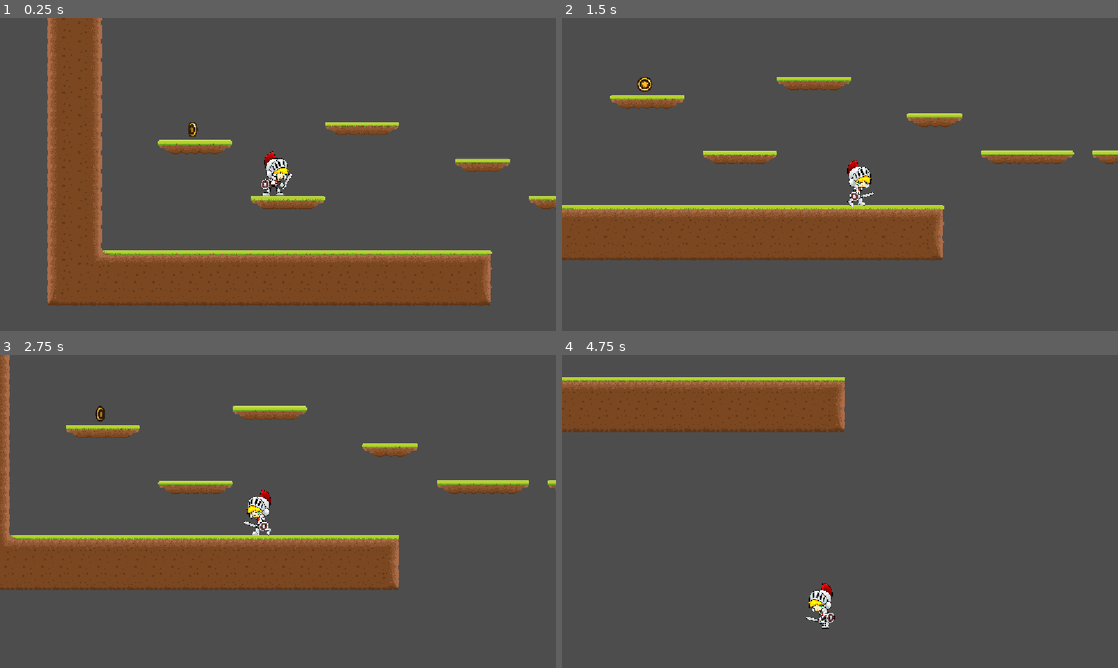
Above: before the commit, frames 1-4 (two rows, left to right).
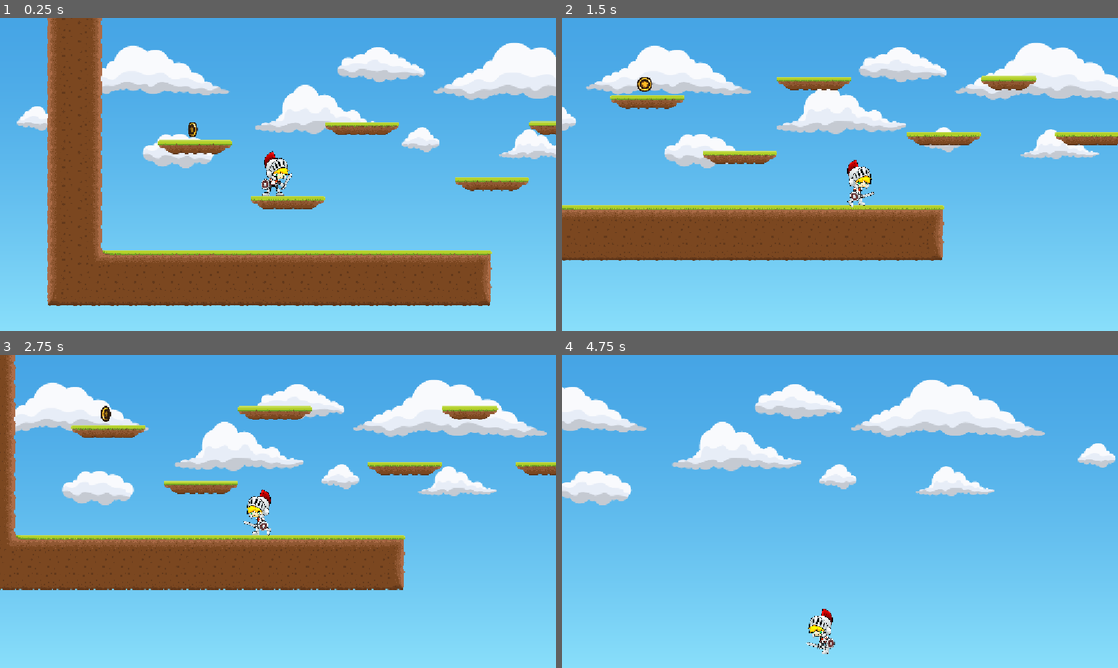
Above: after the commit, the same moments.

Repository: mxcoderr/platformer-terminus
Game: Godot game, scene res://scenes/game.tscn
Two runs of this game, one before a commit and one after it. Both use one fixed random seed, a clock stepped at 60 frames per second and the inputs below.
Inputs:
- Up to frame 1 (0.25 s): no input
- Up to frame 2 (1.5 s): hold Right (move_right) from 0.53 s (still down); tap Space (jump) at 0.77 s
- Up to frame 3 (2.75 s): tap Space (jump) at 1.52 s; release Right (move_right) at 2.03 s; hold Left (move_left) from 2.03 s (still down)
- Up to frame 4 (4.75 s): release Left (move_left) at 2.78 s; hold Right (move_right) 2.78-4.28 s; tap Space (jump) at 3.02, 3.77, 4.52 s; hold Left (move_left) from 4.28 s (still down)

The runs differ from the first frame. In frame 1, 77% of the frame differs, in the area x 0-100%, y 0-100%; in frame 2, 86%; in frame 3, 86%; in frame 4, 100%.

Commit message:
Add Background
Adjust platform spawn range

Diff:
--- a/scenes/game.tscn
+++ b/scenes/game.tscn
@@ -11,8 +11,10 @@
 [ext_resource type="PackedScene" uid="uid://bp7xq1h6lq27p" path="res://scenes/plat_03.tscn" id="4_i4re6"]
 [ext_resource type="Texture2D" uid="uid://c1bygblht6qvl" path="res://assets/knight/Idle (3).png" id="4_kvuet"]
 [ext_resource type="Texture2D" uid="uid://dj1cmq7c8ekr4" path="res://assets/knight/Dead (2).png" id="5_oaba0"]
+[ext_resource type="Shader" uid="uid://unlgqv58x3q8" path="res://shader/background.gdshader" id="5_pf7vy"]
 [ext_resource type="Texture2D" uid="uid://dmr0qrfo4nlpv" path="res://assets/knight/Idle (4).png" id="5_trtic"]
 [ext_resource type="Texture2D" uid="uid://dt502bbmdhkln" path="res://assets/knight/Dead (3).png" id="6_458eo"]
+[ext_resource type="Texture2D" uid="uid://deww7sdixpsai" path="res://assets/world/SkyRuins/Background/Sky_Ruins_2D_Platformer_Tileset_Background - Layer 00.png" id="6_i4re6"]
 [ext_resource type="Texture2D" uid="uid://q7noqdikt44d" path="res://assets/knight/Idle (5).png" id="6_ir15t"]
 [ext_resource type="Script" uid="uid://t10768ixed4f" path="res://scripts/spawn.gd" id="6_pf7vy"]
 [ext_resource type="Texture2D" uid="uid://biy6a8v644pns" path="res://assets/knight/Idle (6).png" id="7_ca42v"]
@@ -26,30 +28,43 @@
 [ext_resource type="Texture2D" uid="uid://dlwoyljw3hrqt" path="res://assets/knight/Idle (10).png" id="11_1kice"]
 [ext_resource type="Texture2D" uid="uid://bvhceudnlev00" path="res://assets/knight/Dead (8).png" id="11_i4re6"]
 [ext_resource type="Texture2D" uid="uid://d25ucn1ok1l47" path="res://assets/knight/Walk (1).png" id="12_37s47"]
+[ext_resource type="Texture2D" uid="uid://dp6gyf4qge0vy" path="res://assets/knight/Attack (1).png" id="12_bnuda"]
 [ext_resource type="Texture2D" uid="uid://dk1d5xf20j2ve" path="res://assets/knight/Dead (9).png" id="12_pf7vy"]
 [ext_resource type="Texture2D" uid="uid://dqyh55m3qwdrg" path="res://assets/knight/Jump (1).png" id="12_wljb1"]
+[ext_resource type="Texture2D" uid="uid://b5utsru0528j0" path="res://assets/knight/Attack (2).png" id="13_0rmfi"]
 [ext_resource type="Texture2D" uid="uid://cxw14m54ajknl" path="res://assets/knight/Walk (2).png" id="13_bt5mj"]
 [ext_resource type="Texture2D" uid="uid://jrcr0fxdx1ak" path="res://assets/knight/Dead (10).png" id="13_o8ni1"]
 [ext_resource type="Texture2D" uid="uid://bvq5ahjl412dd" path="res://assets/knight/Jump (2).png" id="13_v2yb1"]
 [ext_resource type="Texture2D" uid="uid://dpakxfljhgcyx" path="res://assets/knight/Walk (3).png" id="14_e1j6l"]
 [ext_resource type="Texture2D" uid="uid://br23u77rhpdn8" path="res://assets/knight/Jump (3).png" id="14_js0lu"]
+[ext_resource type="Texture2D" uid="uid://b7udfgq23tul5" path="res://assets/knight/Attack (3).png" id="14_xbak0"]
+[ext_resource type="Texture2D" uid="uid://cib4xxw0lwgx2" path="res://assets/knight/Attack (4).png" id="15_3x28f"]
 [ext_resource type="Texture2D" uid="uid://dc233qi0j8lqg" path="res://assets/knight/Jump (4).png" id="15_gxtfn"]
 [ext_resource type="Texture2D" uid="uid://c4lmlei8dvrup" path="res://assets/knight/Walk (4).png" id="15_pl11u"]
 [ext_resource type="Texture2D" uid="uid://bnwe4mb8c4dj2" path="res://assets/knight/Walk (5).png" id="16_bhx41"]
+[ext_resource type="Texture2D" uid="uid://drnoibdxwih4i" path="res://assets/knight/Attack (5).png" id="16_l6q63"]
 [ext_resource type="Texture2D" uid="uid://dtkvb22dkfd62" path="res://assets/knight/Jump (5).png" id="16_twgab"]
 [ext_resource type="Texture2D" uid="uid://c0evfbfrmmjpk" path="res://assets/knight/Jump (6).png" id="17_02fa5"]
+[ext_resource type="Texture2D" uid="uid://cpcg4uo4ncjdi" path="res://assets/knight/Attack (6).png" id="17_mmvbu"]
 [ext_resource type="Texture2D" uid="uid://b78fiohxha3u3" path="res://assets/knight/Walk (6).png" id="17_qnb83"]
 [ext_resource type="Texture2D" uid="uid://co170ev83q2jc" path="res://assets/knight/Jump (7).png" id="18_nepv3"]
 [ext_resource type="Texture2D" uid="uid://bn2ojdokyc1qj" path="res://assets/knight/Walk (7).png" id="18_sww3w"]
+[ext_resource type="Texture2D" uid="uid://ccfhx0wx7r8fg" path="res://assets/knight/Attack (7).png" id="18_weeiq"]
 [ext_resource type="Texture2D" uid="uid://cqfl2gvkrxqul" path="res://assets/knight/Jump (8).png" id="19_7025r"]
 [ext_resource type="Texture2D" uid="uid://brcws382sr8u0" path="res://assets/knight/Walk (8).png" id="19_suyxu"]
+[ext_resource type="Texture2D" uid="uid://bp1j4sm7pnrc1" path="res://assets/knight/Attack (8).png" id="19_uxocx"]
+[ext_resource type="Texture2D" uid="uid://boplbspx0fu3a" path="res://assets/knight/Attack (9).png" id="20_7nv0b"]
 [ext_resource type="Texture2D" uid="uid://cer4b6l48qevg" path="res://assets/knight/Jump (9).png" id="20_m4url"]
 [ext_resource type="Texture2D" uid="uid://ddwicu0lnyvnc" path="res://assets/knight/Walk (9).png" id="20_sgl2t"]
 [ext_resource type="Texture2D" uid="uid://dqgdcgrerulnq" path="res://assets/knight/Jump (10).png" id="21_8ool0"]
+[ext_resource type="Texture2D" uid="uid://b1ihp4w3xeur6" path="res://assets/knight/Attack (10).png" id="21_o8oq8"]
 [ext_resource type="Texture2D" uid="uid://d2jvwwlvlpxqn" path="res://assets/knight/Walk (10).png" id="21_qouja"]
 [ext_resource type="Texture2D" uid="uid://ducf316lrttnv" path="res://assets/world/Tilesets/Floor.png" id="32_wljb1"]
 [ext_resource type="Script" uid="uid://dvcdadcgalx5e" path="res://scripts/follow.gd" id="33_v2yb1"]
 [ext_resource type="PackedScene" uid="uid://dr173jkxymms7" path="res://scenes/coin.tscn" id="49_rm0al"]
+
+[sub_resource type="ShaderMaterial" id="ShaderMaterial_ostoq"]
+shader = ExtResource("5_pf7vy")
 
 [sub_resource type="TileSetAtlasSource" id="TileSetAtlasSource_v2yb1"]
 texture = ExtResource("32_wljb1")
@@ -103,7 +118,7 @@
 8:17/0/physics_layer_0/polygon_0/points = PackedVector2Array(64, -48.54475, -64, -48.168427, -64, 38.007904, -26.153957, 32.739483, 3.1986847, 39.513165, 38.57238, 32.739483, 64, 39.136856, 64, -23.331573)
 16:17/size_in_atlas = Vector2i(8, 7)
 16:17/0 = 0
-16:17/0/physics_layer_0/polygon_0/points = PackedVector2Array(60.586853, -49.29738, -64, -48.168427, -64, 38.007904, -36.126312, 39.889496, -1.1289368, 24.46054, 19.944733, 0.3763275, 51.178955, -4.1394653, 64, -23.331573)
+16:17/0/physics_layer_0/polygon_0/points = PackedVector2Array(64, -48.064392, -64, -48.168427, -64, 38.007904, -36.126312, 39.889496, -1.1289368, 24.46054, 19.944733, 0.3763275, 51.178955, -4.1394653, 64, -23.331573)
 24:16/size_in_atlas = Vector2i(8, 8)
 24:16/0 = 0
 24:16/0/physics_layer_0/polygon_0/points = PackedVector2Array(-64.18733, -63.360878, 64.18732, -62.25895, 65.84022, 64.462814, -66.94215, 65.56474)
@@ -169,6 +184,41 @@
 animations = [{
 "frames": [{
 "duration": 1.0,
+"texture": ExtResource("12_bnuda")
+}, {
+"duration": 1.0,
+"texture": ExtResource("13_0rmfi")
+}, {
+"duration": 1.0,
+"texture": ExtResource("14_xbak0")
+}, {
+"duration": 1.0,
+"texture": ExtResource("15_3x28f")
+}, {
+"duration": 1.0,
+"texture": ExtResource("16_l6q63")
+}, {
+"duration": 1.0,
+"texture": ExtResource("17_mmvbu")
+}, {
+"duration": 1.0,
+"texture": ExtResource("18_weeiq")
+}, {
+"duration": 1.0,
+"texture": ExtResource("19_uxocx")
+}, {
+"duration": 1.0,
+"texture": ExtResource("20_7nv0b")
+}, {
+"duration": 1.0,
+"texture": ExtResource("21_o8oq8")
+}],
+"loop": 1,
+"name": &"player attack",
+"speed": 11.0
+}, {
+"frames": [{
+"duration": 1.0,
 "texture": ExtResource("4_0sl42")
 }, {
 "duration": 1.0,
@@ -319,6 +369,17 @@
 platforms = Array[PackedScene]([ExtResource("2_8qswn"), ExtResource("3_rm0al"), ExtResource("4_i4re6")])
 spawn = NodePath("World/Spawn")
 
+[node name="Background" type="CanvasLayer" parent="Level" unique_id=1284140728]
+layer = -4
+
+[node name="BackgroundImage" type="TextureRect" parent="Level/Background" unique_id=1743733758]
+texture_repeat = 2
+material = SubResource("ShaderMaterial_ostoq")
+offset_left = -1.0
+offset_right = 1333.0
+offset_bottom = 750.0
+texture = ExtResource("6_i4re6")
+
 [node name="World" type="Node2D" parent="Level" unique_id=1720226140]
 position = Vector2(0, 1)
 script = ExtResource("2_oaba0")
@@ -345,6 +406,7 @@
 position = Vector2(1006, 1218)
 
 [node name="Player" type="CharacterBody2D" parent="Level" unique_id=734645926]
+unique_name_in_owner = true
 position = Vector2(1595, 1517)
 scale = Vector2(0.5, 0.5)
 collision_layer = 2
@@ -353,16 +415,14 @@
 
 [node name="AnimatedSprite2D" type="AnimatedSprite2D" parent="Level/Player" unique_id=452032685]
 sprite_frames = SubResource("SpriteFrames_ostoq")
-animation = &"player death"
-frame = 7
-frame_progress = 0.111712754
+animation = &"player attack"
+frame_progress = 0.34781948
 
 [node name="CollisionShape2D" type="CollisionShape2D" parent="Level/Player" unique_id=817580666]
 position = Vector2(-8, 54)
 shape = SubResource("CapsuleShape2D_ostoq")
 
 [node name="Camera2D" type="Camera2D" parent="." unique_id=2022235408 node_paths=PackedStringArray("target")]
-visible = false
 position = Vector2(1599, 1548)
 scale = Vector2(0.5, 0.5)
 zoom = Vector2(0.3, 0.3)
--- a/scenes/level_config.gd
+++ b/scenes/level_config.gd
@@ -3,9 +3,9 @@
 @export var gravity_coefficient = 7.5
 
 @export var tile_size: int = 128
-@export var min_horizontal: int = 3
+@export var min_horizontal: int = 4
 @export var max_horizontal: int = 6
-@export var min_vertical: int = 2
+@export var min_vertical: int = 3
 @export var max_vertical: int = 3
 
 @export var platforms: Array[PackedScene]
--- /dev/null
+++ b/scenes/plat_04.tscn
@@ -0,0 +1,3 @@
+[gd_scene format=3 uid="uid://dnlt0xa4cphu7"]
+
+[node name="plat_04" type="Node2D" unique_id=909290973]
--- a/scripts/player.gd
+++ b/scripts/player.gd
@@ -1,8 +1,9 @@
 extends CharacterBody2D
 
-@export var SPEED = 1000.0
-@export var JUMP_VELOCITY = -2500.0
-@export var HEALTH = 1
+@export var SPEED: float = 1000.0
+@export var JUMP_VELOCITY: float = -2500.0
+@export var HEALTH: int = 1
+@export var ATTACK: bool = false
 
 @onready var animated_sprite = $AnimatedSprite2D
 
--- a/scripts/world.gd
+++ b/scripts/world.gd
@@ -7,16 +7,16 @@
 
 func _ready() -> void:
 	rng.randomize()
-	player = get_node("../Player")
+	player = get_node("%Player")
 	last_pos = config.spawn.exit_pos
 	generate_one()
 
 func _process(_delta):
-	# When player gets in range call generate_one, to generate a new platform
+#	When player gets in range call generate_one, to generate a new platform
 	if player.position.x > last_pos.x - 2048:
 		generate_one()
 
-	# Remove platform when player gets further away to reduce lag on long games
+#	Remove platform when player gets further away to reduce lag on long games
 	for child in get_children():
 		if child is Node2D and child != config.spawn:
 			if child.position.x < player.position.x - 4096:
--- /dev/null
+++ b/shader/background.gdshader
@@ -0,0 +1,14 @@
+shader_type canvas_item;
+
+void vertex() {
+	UV.x += TIME * 0.05;
+}
+
+void fragment() {
+	// Called for every pixel the material is visible on.
+}
+
+//void light() {
+//	// Called for every pixel for every light affecting the CanvasItem.
+//	// Uncomment to replace the default light processing function with this one.
+//}
Not shown, added: shader/background.gdshader.uid
